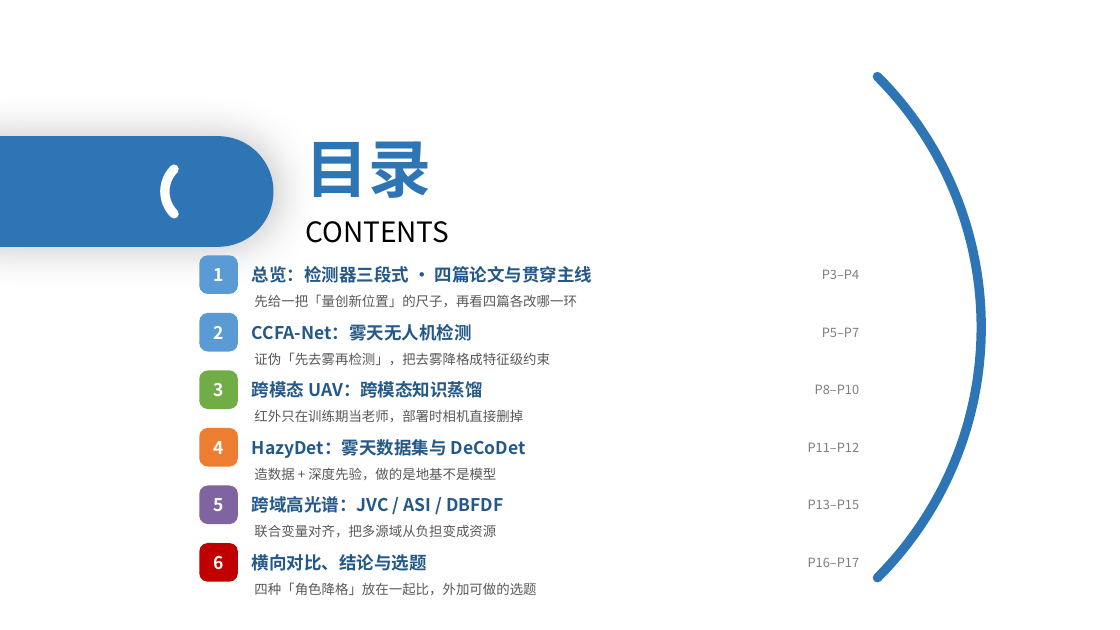
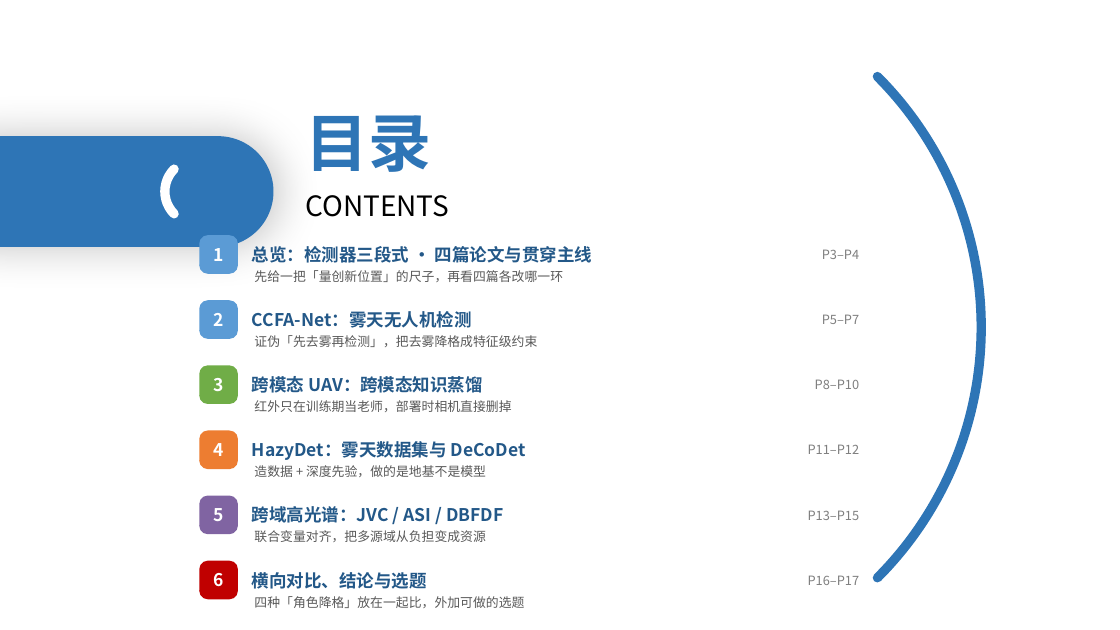
Before and after one commit to 139876/paper-notes, a slide deck: slide 2 of 论文精读/3-HazyDet精读/附件/四篇论文-组会汇报.pptx. Drawn at 1120x630 pixels with LibreOffice and Linux fonts; fonts in the diff are those of the drawing. Boxes give left, top, right and bottom in pixels: in the first picture for what was removed or moved away, otherwise in the second. Text is boxed around its words. In the diff, an @@ line names an element or a change of style, - is before the commit and + after.

```diff
--- a/论文精读/3-HazyDet精读/附件/四篇论文-组会汇报.pptx
+++ b/论文精读/3-HazyDet精读/附件/四篇论文-组会汇报.pptx
@@ text "目录": place and size @@
-text "目录" at [305,141,431,198]
+text "目录" at [305,115,431,172]
@@ text "CONTENTS": place and size @@
-text "CONTENTS" at [305,221,449,243]
+text "CONTENTS" at [305,195,449,217]
@@ 2 texts, 1 rounded rectangle: place and size @@
-2 texts, 1 rounded rectangle at [199,255,859,294]
+2 texts, 1 rounded rectangle at [199,235,859,274]
@@ size 11.5 to 11 pt in 6 elements at [254,465,486,477], [254,530,485,542], [254,400,511,412], [254,596,524,608], [254,335,537,347], [254,270,563,282] @@
@@ text "先给一把「量创新位置」的尺子，再看四篇各改哪一环": place and size @@
-text "先给一把「量创新位置」的尺子，再看四篇各改哪一环" at [254,294,576,307]
+text "先给一把「量创新位置」的尺子，再看四篇各改哪一环" at [254,270,563,282]
@@ 2 texts, 1 rounded rectangle: place and size @@
-2 texts, 1 rounded rectangle at [199,313,859,352]
+2 texts, 1 rounded rectangle at [199,300,859,339]
@@ text "证伪「先去雾再检测」，把去雾降格成特征级约束": place and size @@
-text "证伪「先去雾再检测」，把去雾降格成特征级约束" at [254,352,550,365]
+text "证伪「先去雾再检测」，把去雾降格成特征级约束" at [254,335,537,347]
@@ 2 texts, 1 rounded rectangle: place and size @@
-2 texts, 1 rounded rectangle at [199,371,860,409]
+2 texts, 1 rounded rectangle at [199,365,860,404]
@@ text "红外只在训练期当老师，部署时相机直接删掉": place and size @@
-text "红外只在训练期当老师，部署时相机直接删掉" at [254,409,523,422]
+text "红外只在训练期当老师，部署时相机直接删掉" at [254,400,511,412]
@@ 2 texts, 1 rounded rectangle: place and size @@
-2 texts, 1 rounded rectangle at [199,486,860,524]
+2 texts, 1 rounded rectangle at [199,496,860,534]
@@ 2 texts, 1 rounded rectangle: place and size @@
-2 texts, 1 rounded rectangle at [199,543,860,581]
+2 texts, 1 rounded rectangle at [199,560,860,599]
@@ text "四种「角色降格」放在一起比，外加可做的选题": place and size @@
-text "四种「角色降格」放在一起比，外加可做的选题" at [254,582,536,595]
+text "四种「角色降格」放在一起比，外加可做的选题" at [254,596,524,608]
```
Also in this commit, not shown: 7 other slides changed.
